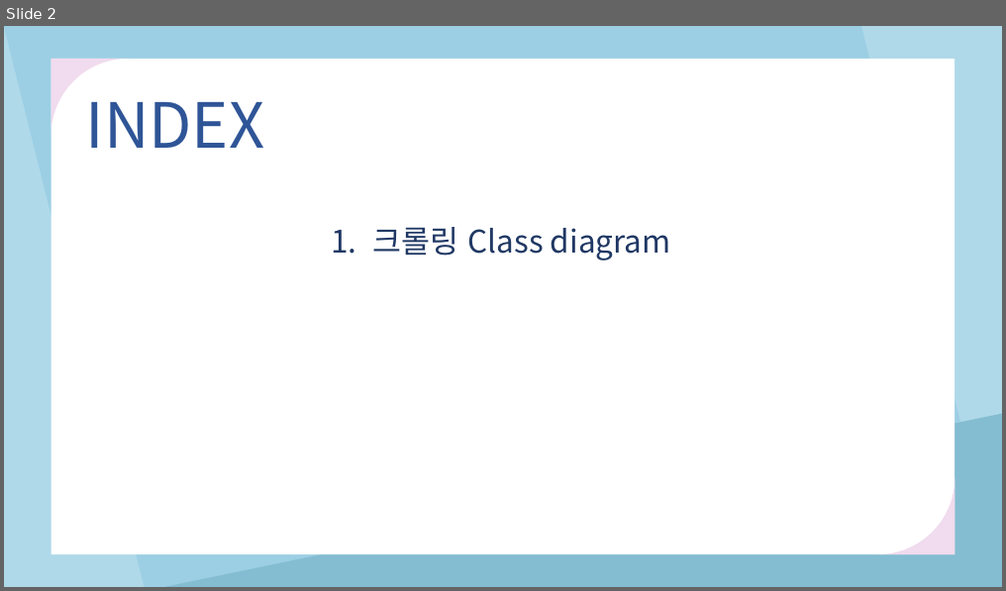
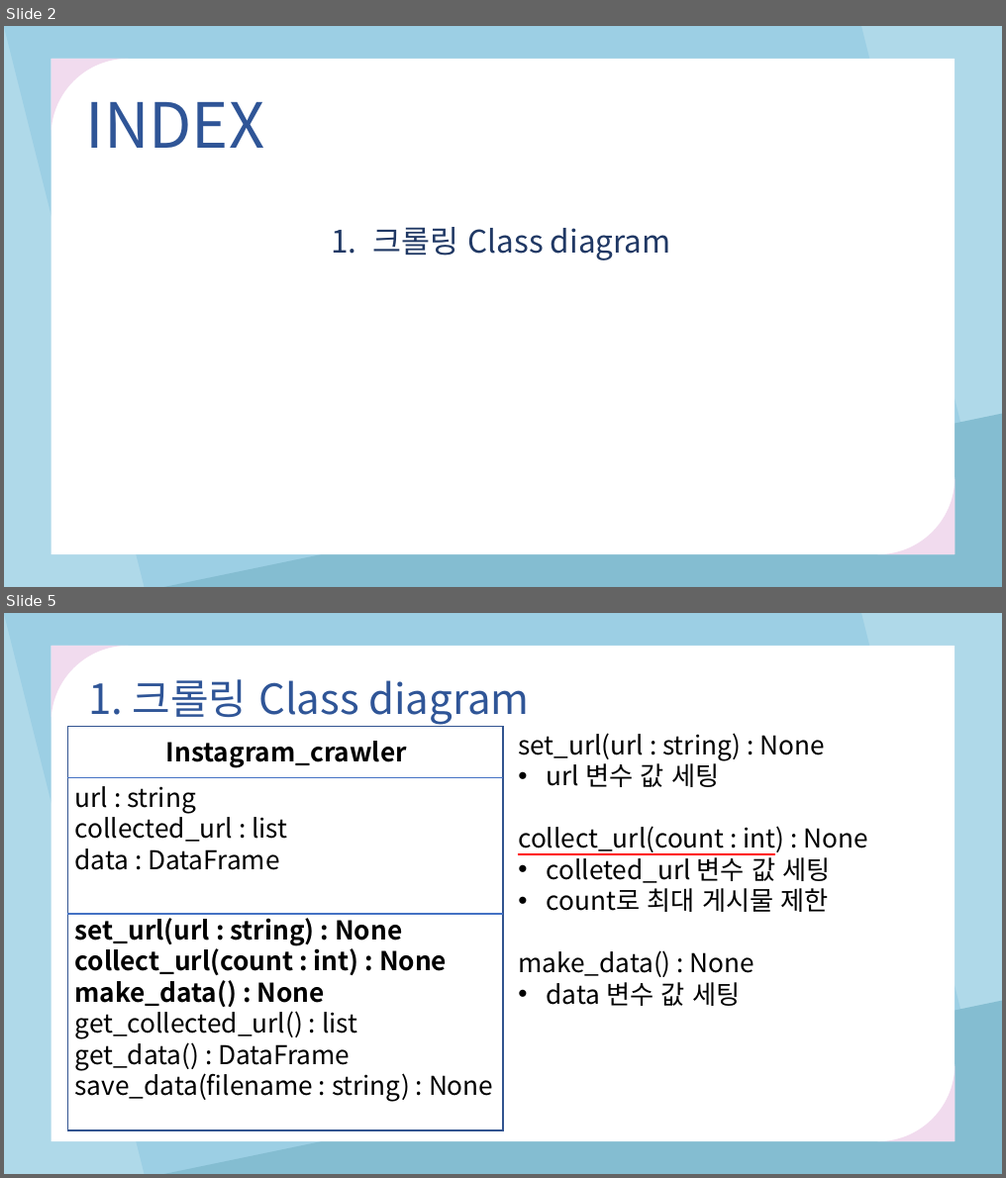
Before and after one commit to tjdghks994/instagram_crawler, a slide deck: 학부연구생발표(200131).pptx. Shown one above the other, each under a label of ours: slide 2 before the commit, slides 2 and 5 after it; the slides between them are not shown. The pictures are 1006x591 and 1006x1178 pixels, drawn with LibreOffice and Linux fonts; fonts in the diff are those of the drawing. Boxes give left, top, right and bottom in pixels: in the first picture for what was removed or moved away, otherwise in the second. Text is boxed around its words. In the diff, an @@ line names an element or a change of style, - is before the commit and + after.

```diff
--- a/학부연구생발표(200131).pptx
+++ b/학부연구생발표(200131).pptx
@@ slide 5 added at <box>4,613,1002,1174</box>, background #FFFFFF @@
@@ rectangle added at <box>4,613,1002,1174</box>, fill #AFD9E9, outline #AFD9E9 1 pt @@
@@ parallelogram added at <box>4,613,1002,1174</box>, fill #9CCFE4 @@
@@ rectangle added at <box>52,646,954,1142</box>, fill #FFFFFF @@
@@ freeform shape added at <box>52,646,129,722</box>, fill #F1DBEE @@
@@ text added at <box>88,679,529,725</box>, 40 pt, text #2F5597 @@
+1. 크롤링 Class diagram
@@ text added at <box>518,733,868,1006</box>, 25 pt, text #000000 @@
+set_url(url : string) : None
+• url 변수 값 세팅
+collect_url(count : int) : None
+• colleted_url 변수 값 세팅
+• count로 최대 게시물 제한
+make_data() : None
+• data 변수 값 세팅
@@ line added from (518, 855) to (775, 855), #FF0000 1.5 pt @@
@@ group added at <box>67,726,503,1131</box>: 3 texts, 2 lines, 1 rectangle @@
+Instagram_crawler
+url : string
+collected_url : list
+data : DataFrame
+set_url(url : string) : None
+collect_url(count : int) : None
+make_data() : None
+get_collected_url() : list
+get_data() : DataFrame
+save_data(filename : string) : None
@@ right triangle added at <box>164,1001,1002,1174</box>, fill #84BDD1 @@
@@ freeform shape added at <box>877,1064,954,1142</box>, fill #F1DBEE @@
```
Also in this commit, not shown: 1 slide changed, 14 other slides added, 2 other files.
